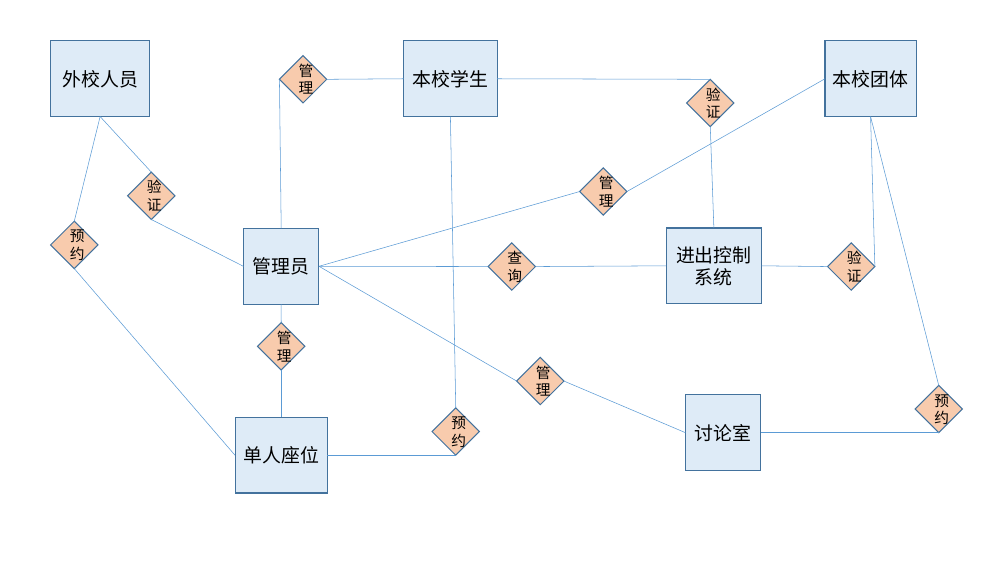
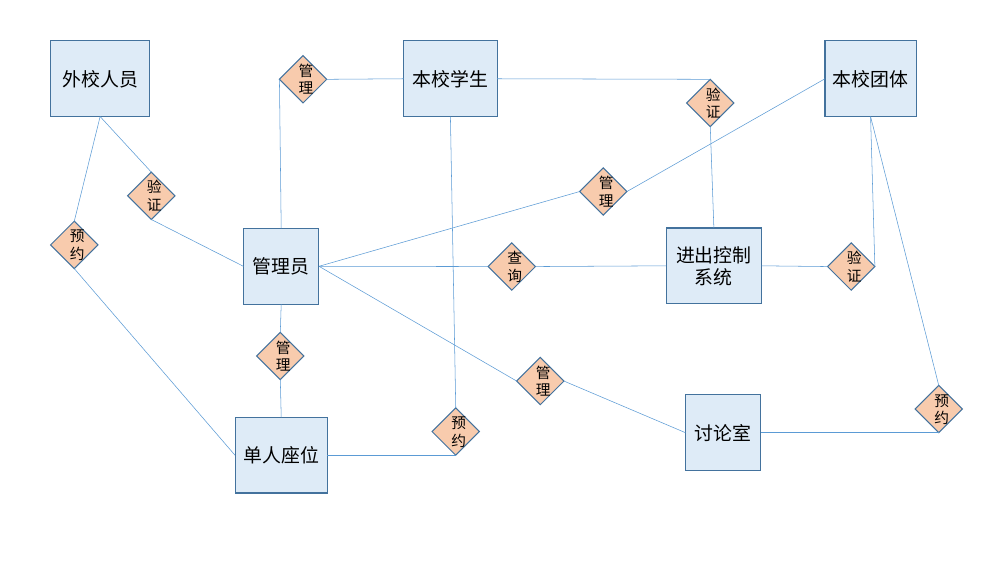
Before and after one commit to KatnissY/Database_BUAA, a slide deck: slide 1 of ours/E-R图初稿.pptx. Drawn at 1008x567 pixels with LibreOffice and Linux fonts; fonts in the diff are those of the drawing. Boxes give left, top, right and bottom in pixels: in the first picture for what was removed or moved away, otherwise in the second. Text is boxed around its words. In the diff, an @@ line names an element or a change of style, - is before the commit and + after.

```diff
--- a/ours/E-R图初稿.pptx
+++ b/ours/E-R图初稿.pptx
@@ line moved from (281, 304) - (281, 323) to (281, 304) - (281, 333) @@
@@ diamond "管理": place and size @@
-diamond "管理" at box(258, 323, 306, 371)
+diamond "管理" at box(257, 333, 305, 380)
@@ line moved from (281, 370) - (281, 417) to (281, 380) - (281, 417) @@
```
Also in this commit, not shown: 11 slides added, 1 other file.
